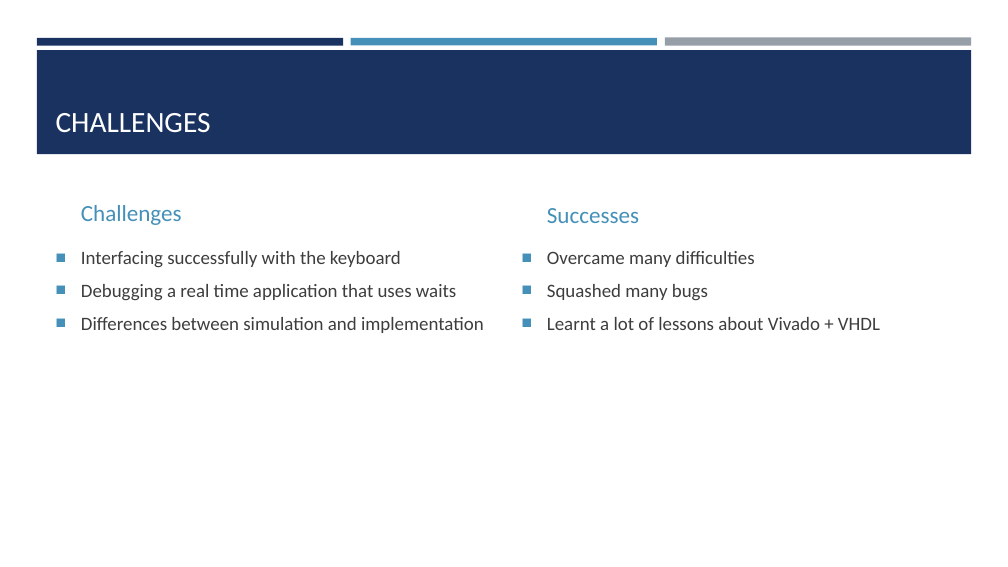
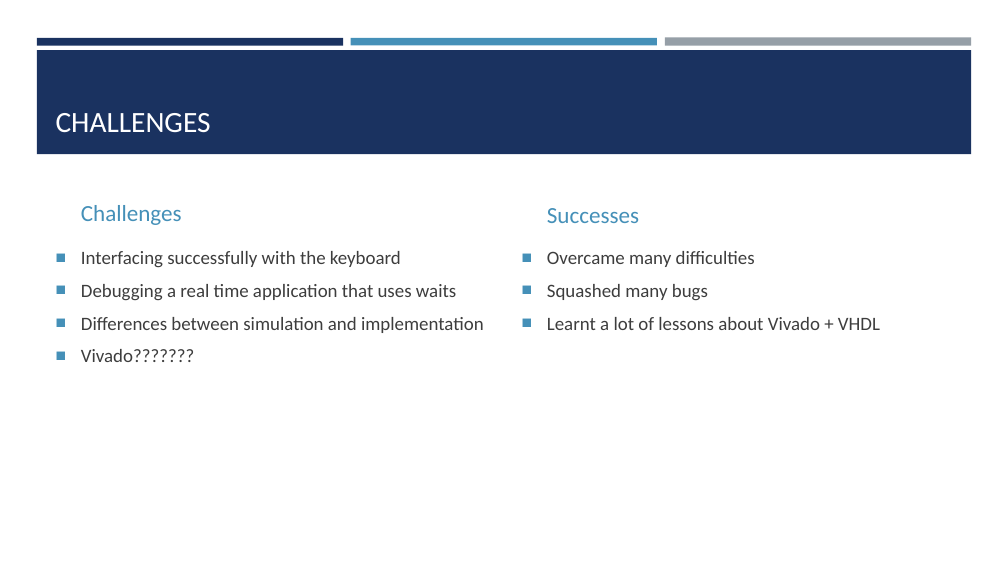
Before and after one commit to cameronrutherford/MP_1_Compiler, a slide deck: slide 9 of Architecture final.pptx (slide 7 before the commit). Drawn at 1008x567 pixels with LibreOffice and Linux fonts; fonts in the diff are those of the drawing. Boxes give left, top, right and bottom in pixels: in the first picture for what was removed or moved away, otherwise in the second. Text is boxed around its words. In the diff, an @@ line names an element or a change of style, - is before the commit and + after.

Commit message:
final version

```diff
--- a/Architecture final.pptx
+++ b/Architecture final.pptx
@@ text at [81,349,194,362]: paragraph added @@
+■ Vivado???????
```
Also in this commit, not shown: 2 slides added.
